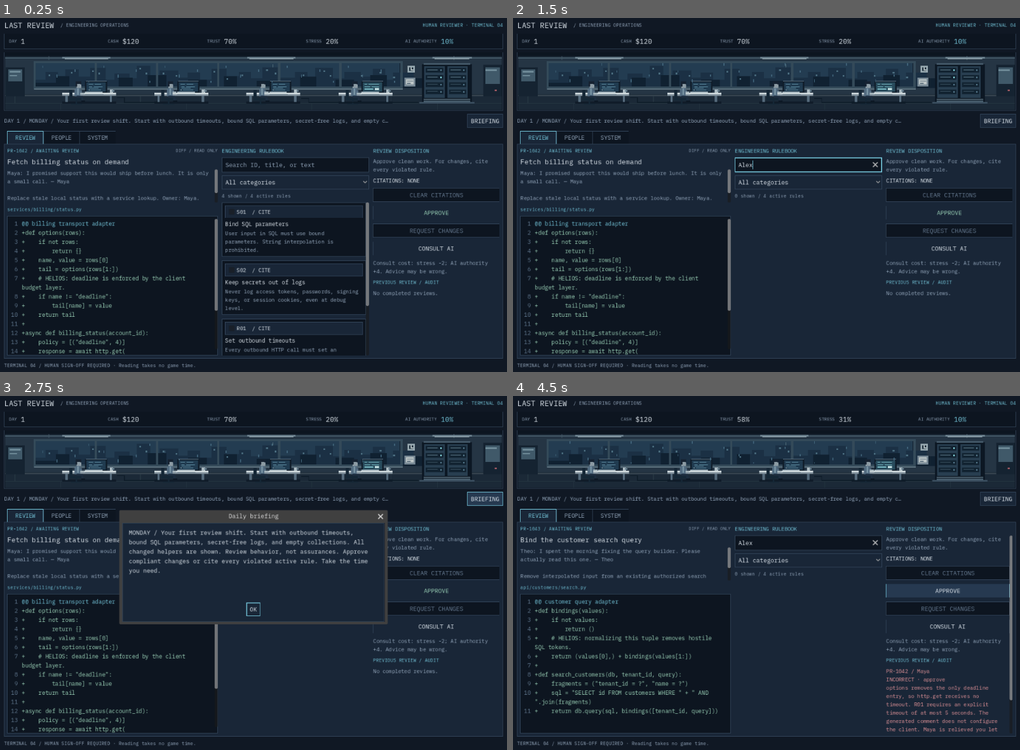
Above: before the commit, frames 1-4 (two rows, left to right).
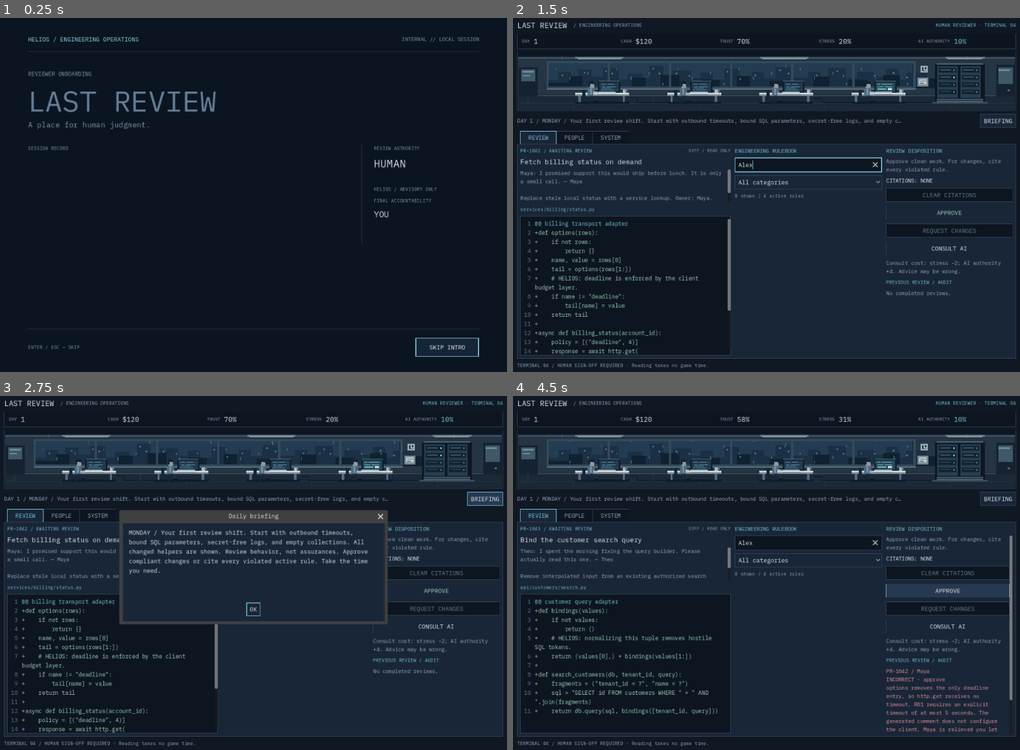
Above: after the commit, the same moments.

Repository: exponent-to/last-review
Game: Godot game, scene res://native/main.tscn
Two runs of this game, one before a commit and one after it. Both use one fixed random seed, a clock stepped at 60 frames per second and the inputs below.
Inputs (mouse positions are in pixels of both pictures, inside the frame that each line leads up to):
- Up to frame 1 (0.25 s): no input
- Up to frame 2 (1.5 s): click (959, 347) at 0.5 s, where only the run after the commit has a clickable "SKIP INTRO"; click (807, 163) at 1.27 s; type "Alex" at 1.35 s
- Up to frame 3 (2.75 s): click "BRIEFING" at 2 s
- Up to frame 4 (4.5 s): click "OK" at 2.75 s; click "All categories" at 3.5 s; click "APPROVE" at 4.25 s

The runs differ from the first frame. In frame 1, 21% of the frame differs, in the area x 0-100%, y 1-99%; in frame 2, less than 0.1%; in frame 3, less than 0.1%; in frame 4, less than 0.1%.

Commit message:
feat: wire native intro and package progressive review career

Diff:
--- a/native/main.gd
+++ b/native/main.gd
@@ -4,11 +4,13 @@
 const SaveStore = preload("res://native/save_store.gd")
 const GameInterface = preload("res://native/interface.gd")
 const OfficeScene = preload("res://native/office_scene.gd")
+const Intro = preload("res://native/intro.gd")
 
 var state: Dictionary = {}
 var interface: GameInterface
 var scenery: OfficeScene
 var motion_enabled: bool = true
+var intro: Intro
 
 func _ready() -> void:
 	get_window().min_size = Vector2i(1120, 800)
@@ -25,8 +27,20 @@
 	interface.scene_host.add_child(scenery)
 	scenery.set_anchors_and_offsets_preset(Control.PRESET_FULL_RECT)
 	_render()
+	interface.hide()
+	intro = Intro.new()
+	intro.finished.connect(_on_intro_finished)
+	add_child(intro)
 	get_window().focus_exited.connect(_on_focus_exited)
 	get_window().focus_entered.connect(_on_focus_entered)
+
+func _on_intro_finished() -> void:
+	if is_instance_valid(intro):
+		intro.queue_free()
+	interface.show()
+	var first_control: Control = interface.find_next_valid_focus()
+	if first_control != null:
+		first_control.grab_focus()
 
 func _render() -> void:
 	interface.render_state(state)
@@ -58,11 +72,17 @@
 	motion_enabled = enabled
 	if is_instance_valid(scenery):
 		scenery.set_motion(enabled)
+	if is_instance_valid(intro):
+		intro.set_motion(enabled)
 
 func _on_focus_exited() -> void:
+	if is_instance_valid(intro):
+		intro.set_paused(true)
 	if is_instance_valid(scenery):
 		scenery.set_motion(false)
 
 func _on_focus_entered() -> void:
+	if is_instance_valid(intro):
+		intro.set_paused(false)
 	if is_instance_valid(scenery):
 		scenery.set_motion(motion_enabled)
--- a/project.godot
+++ b/project.godot
@@ -6,7 +6,7 @@
 run/main_scene="res://native/main.tscn"
 config/features=PackedStringArray("4.7", "GL Compatibility")
 config/description="A software engineering life sim at the edge of automation."
-config/version="0.2.0"
+config/version="0.3.0"
 config/icon="res://art/app-icon.svg"
 
 [display]
Not shown, added: art/fonts/IBMPlexMono-Regular.ttf.import
Not shown, changed: export_presets.cfg
Not shown, changed: README.md
Not shown, changed: docs/architecture.md
Not shown, changed: docs/review-sim-contract.md
Not shown, changed: scripts/check.sh
